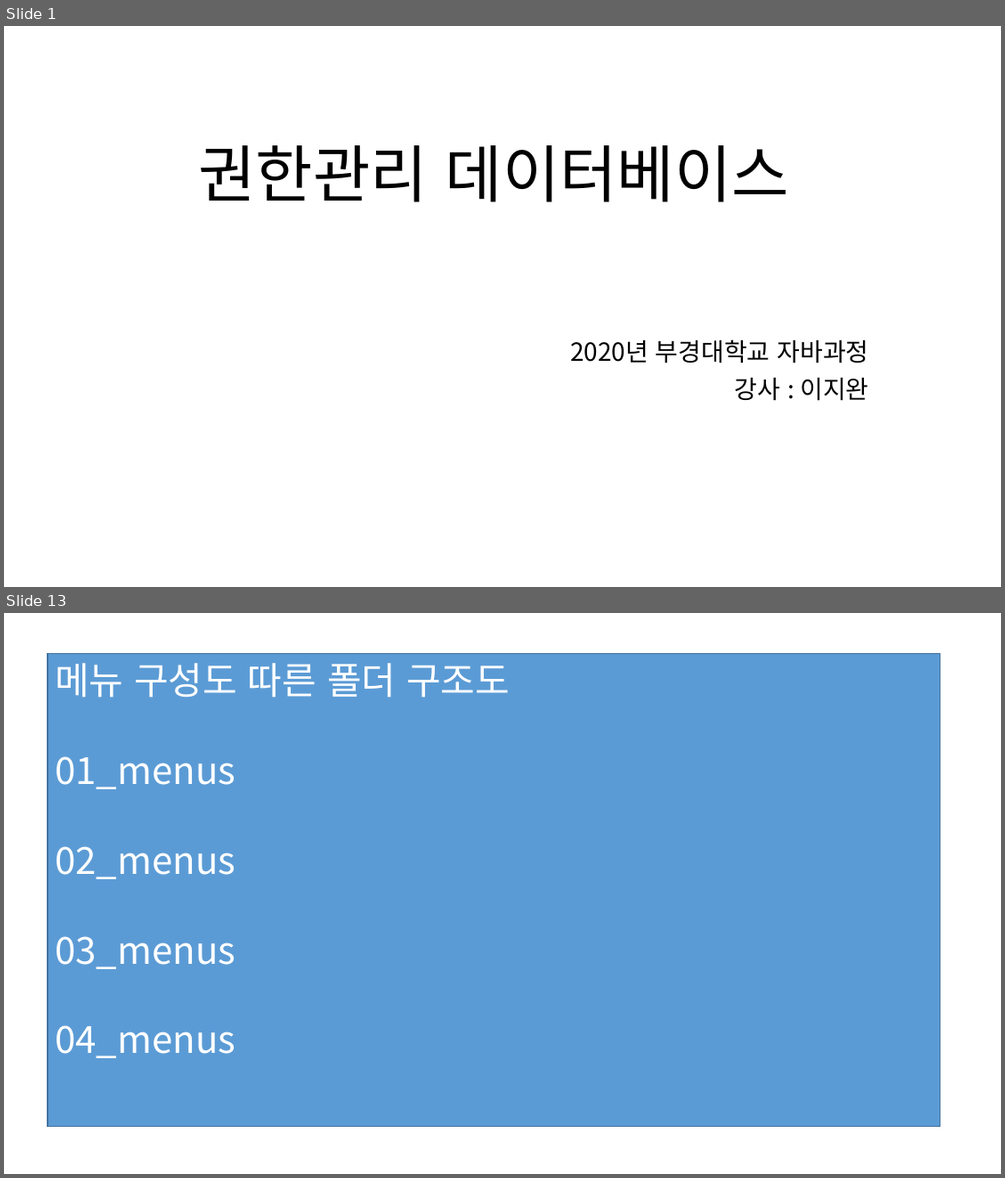
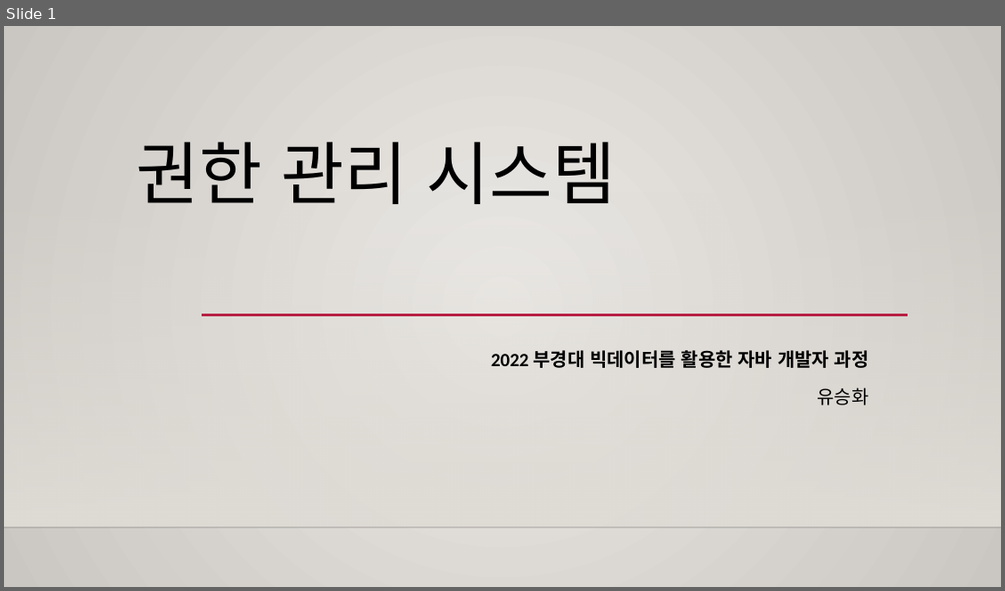
Before and after one commit to SniperDitto/save, a slide deck: 2022JAVA_YSH 1/자료 (1) (1)/권한관리 데이터베이스.pptx. Shown one above the other, each under a label of ours: slides 1 and 13 before the commit, slide 1 after it; the slides between them are not shown. The pictures are 1005x1178 and 1005x591 pixels, drawn with LibreOffice and Linux fonts; fonts in the diff are those of the drawing; background and template pictures are left out. Boxes give left, top, right and bottom in pixels: in the first picture for what was removed or moved away, otherwise in the second. Text is boxed around its words. In the diff, an @@ line names an element or a change of style, - is before the commit and + after.

```diff
--- a/2022JAVA_YSH 1/자료 (1) (1)/권한관리 데이터베이스.pptx
+++ b/2022JAVA_YSH 1/자료 (1) (1)/권한관리 데이터베이스.pptx
@@ slide 13 removed at [4,613,1001,1174], background #FFFFFF @@
@@ rectangle removed at [48,653,939,1126] @@
-메뉴 구성도 따른 폴더 구조도
-01_menus
-02_menus
-03_menus
-04_menus
@@ slide 1 changed as well @@
@@ background #FFFFFF to gradient #ECEAE7 to #CAC7C1 @@
@@ title at [136,142,615,204]: text changed; size 60 to 66 pt; font Noto Sans CJK KR to Calibri @@
-권한관리 데이터베이스
+권한 관리 시스템
@@ rectangle added at [4,192,1001,527], fill gradient #DFDBD5 @@
@@ line added from (202, 314) to (908, 314), #B71E42 2.5 pt @@
@@ subtitle at [491,350,869,405]: text changed; size 24 to 18 pt; font Noto Sans CJK KR to Calibri; bold on @@
-2020년 부경대학교 자바과정
-강사 : 이지완
+2022 부경대 빅데이터를 활용한 자바 개발자 과정
+유승화
@@ line added from (4, 527) to (1001, 527), #000001 1 pt @@
```
Also in this commit, not shown: 12 other slides changed, 2 other slides removed, 8 other files.
